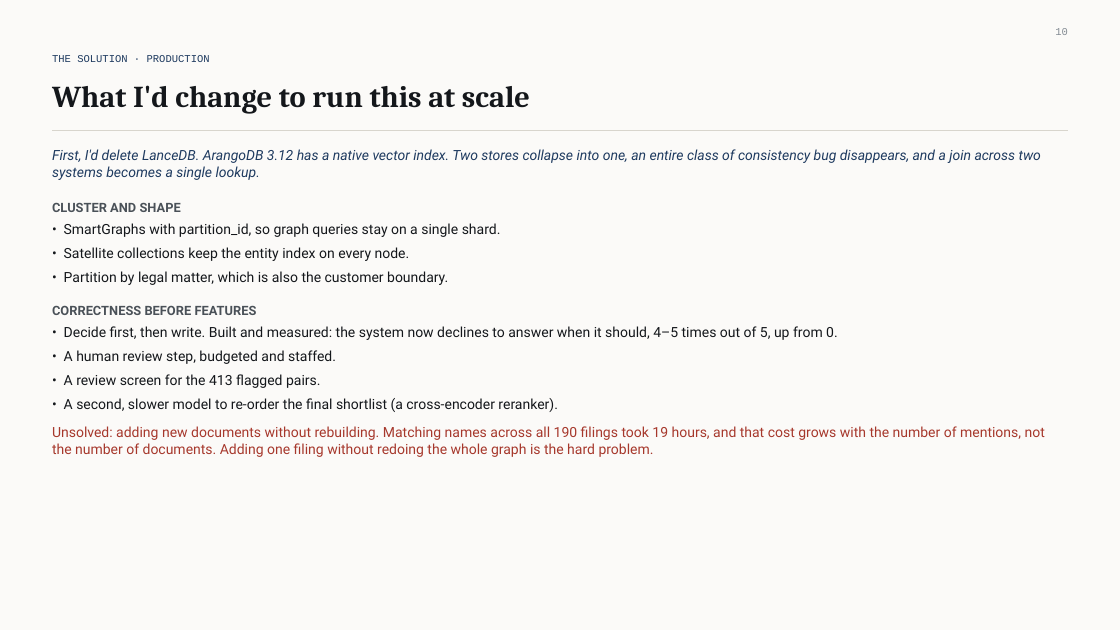
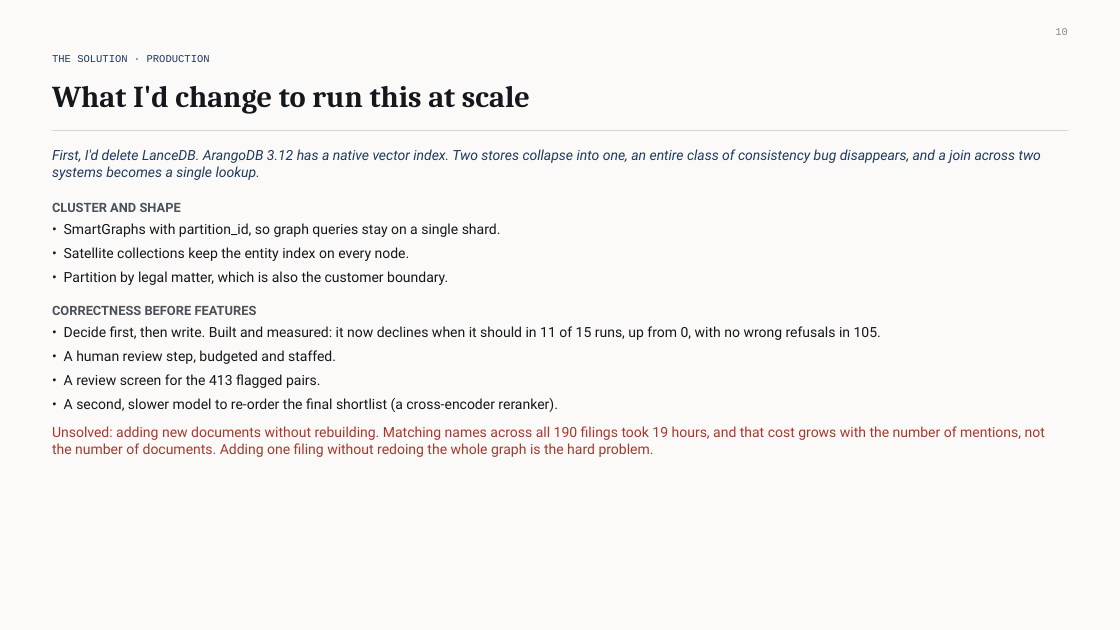
Before and after one commit to extempore66/graph-rag-llm-legal-docs, a slide deck: slide 11 of presos/Graph_RAG_Interview_Deck.pptx. Drawn at 1120x630 pixels with LibreOffice and Linux fonts; fonts in the diff are those of the drawing. Boxes give left, top, right and bottom in pixels: in the first picture for what was removed or moved away, otherwise in the second. Text is boxed around its words. In the diff, an @@ line names an element or a change of style, - is before the commit and + after.

```diff
--- a/presos/Graph_RAG_Interview_Deck.pptx
+++ b/presos/Graph_RAG_Interview_Deck.pptx
@@ text at <box>64,326,881,340</box>: text changed @@
-• Decide first, then write. Built and measured: the system now declines to answer when it should, 4–5 times out of 5, up from 0.
+• Decide first, then write. Built and measured: it now declines when it should in 11 of 15 runs, up from 0, with no wrong refusals in 105.
```
Also in this commit, not shown: 1 other slide changed, 8 other files.
